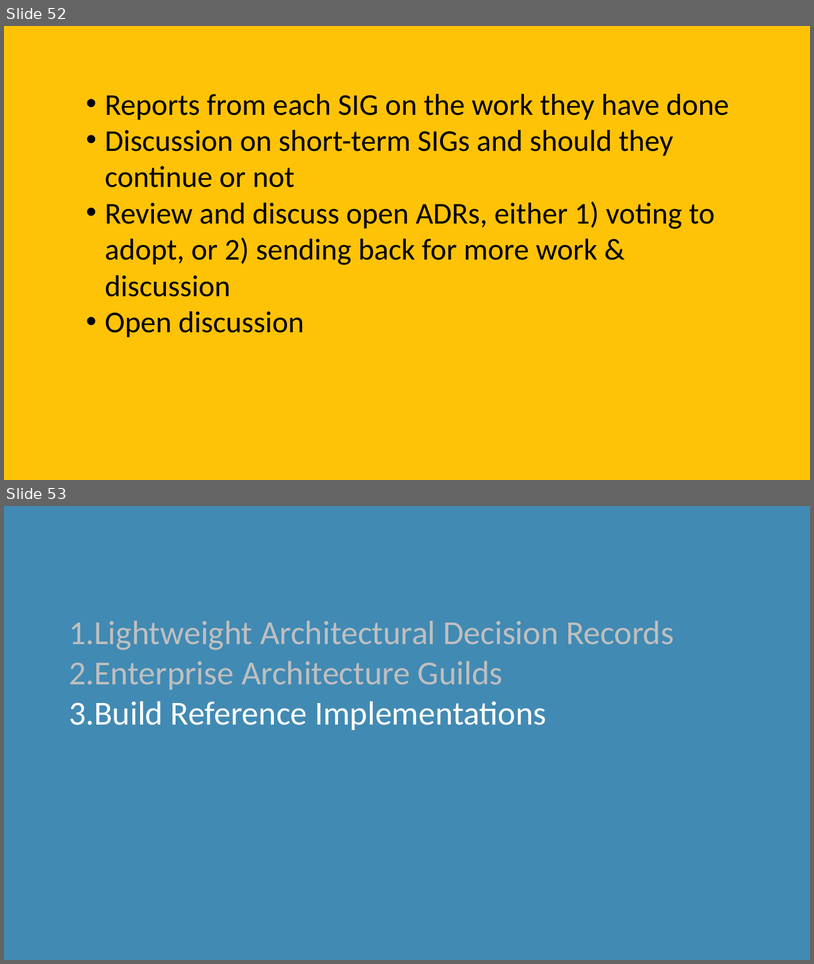
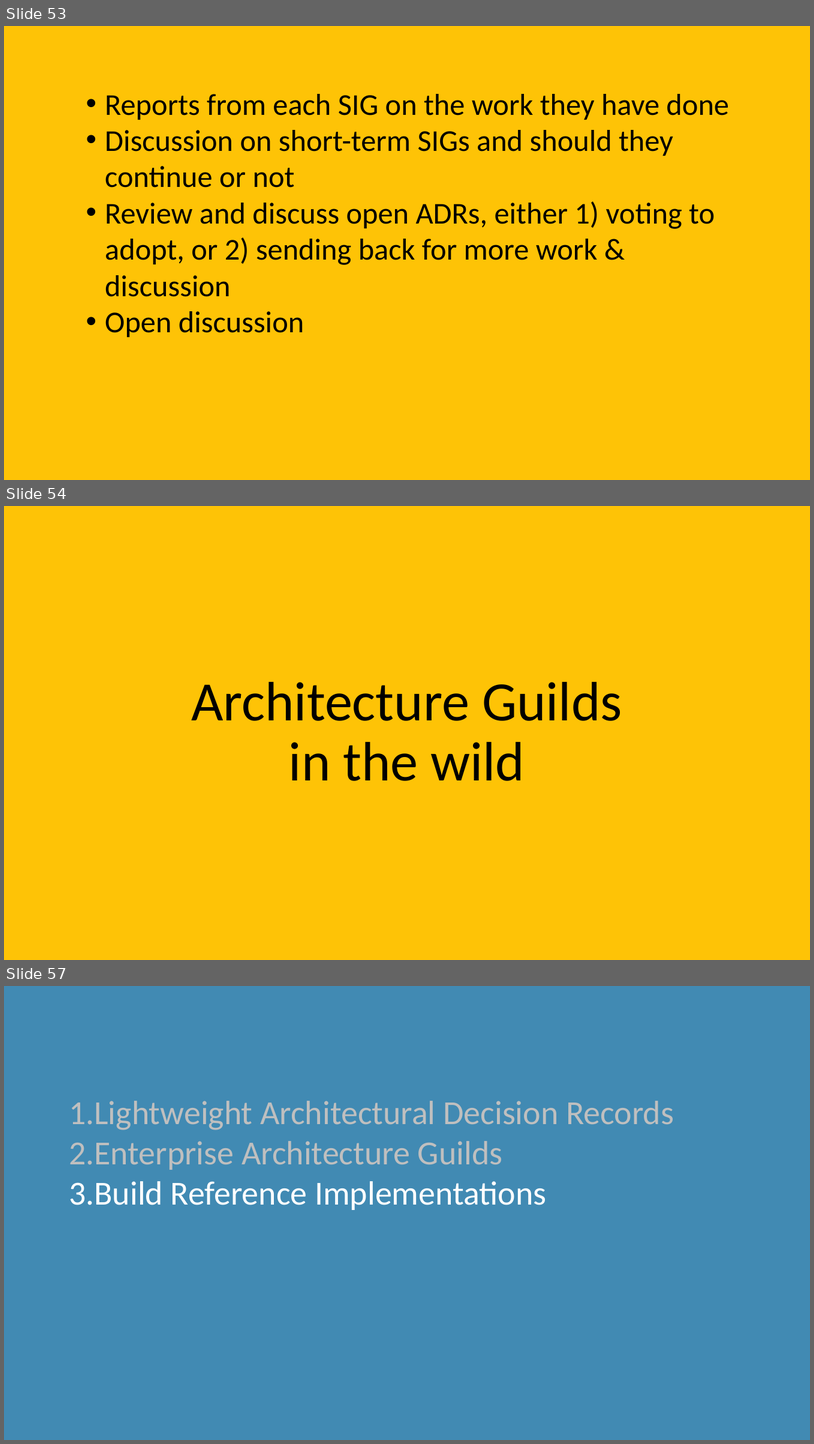
Before and after one commit to davidaayers/comm-and-doc-arch-decisions, a slide deck: comm-and-doc-arch-decisions-60-min.pptx. Shown one above the other, each under a label of ours: slides 52 and 53 before the commit, slides 53, 54 and 57 after it; the slides between them are not shown. The pictures are 814x964 and 814x1444 pixels, drawn with LibreOffice and Linux fonts; fonts in the diff are those of the drawing. Boxes give left, top, right and bottom in pixels: in the first picture for what was removed or moved away, otherwise in the second. Text is boxed around its words. In the diff, an @@ line names an element or a change of style, - is before the commit and + after.

```diff
--- a/comm-and-doc-arch-decisions-60-min.pptx
+++ b/comm-and-doc-arch-decisions-60-min.pptx
@@ slide 54 added at [4,506,810,960], background #FEC306 @@
@@ title added at [191,682,623,781], 66 pt, text #000000 @@
+Architecture Guilds
+in the wild
@@ what was slide 52 is now slide 53 @@
@@ what was slide 53 is now slide 57 @@
```
Also in this commit, not shown: 2 slides changed, 4 other slides added, 1 other file.
